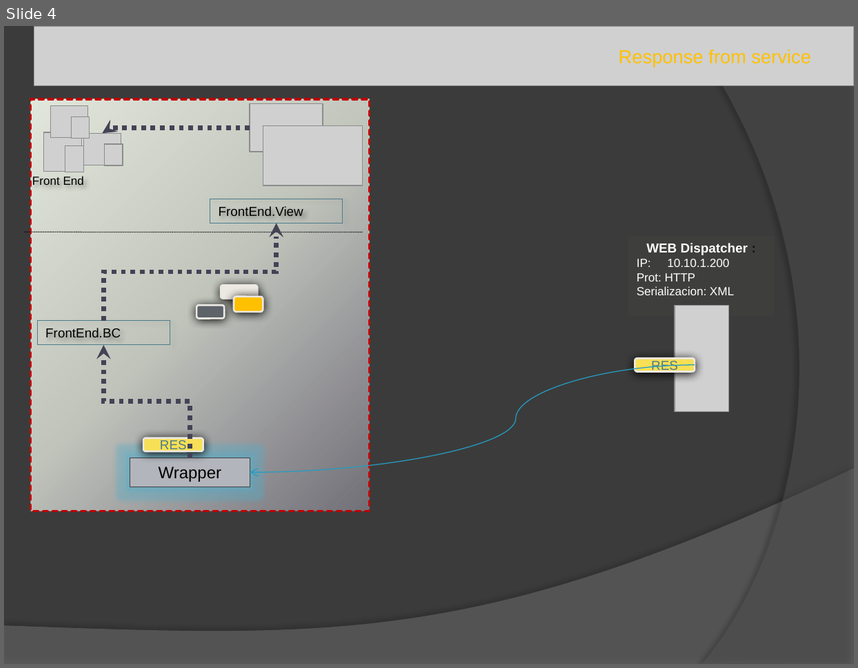
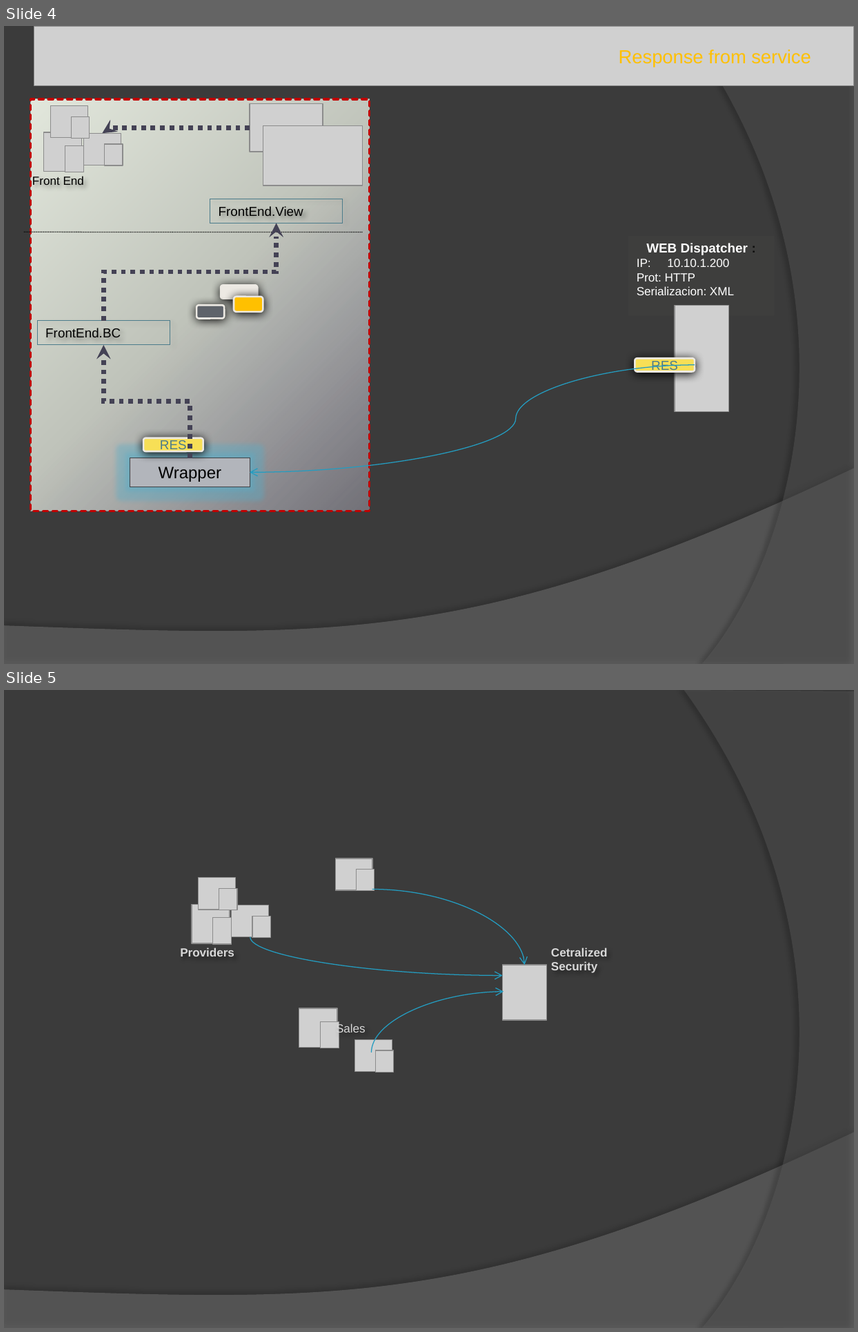
Before and after one commit to gpanayir/sffwk, a slide deck: Documents/SOACommunication.pptx. Shown one above the other, each under a label of ours: slide 4 before the commit, slides 4 and 5 after it. The pictures are 858x668 and 858x1332 pixels, drawn with LibreOffice and Linux fonts; fonts in the diff are those of the drawing; grey boxes stand for pictures. Boxes give left, top, right and bottom in pixels: in the first picture for what was removed or moved away, otherwise in the second. Text is boxed around its words. In the diff, an @@ line names an element or a change of style, - is before the commit and + after.

```diff
--- a/Documents/SOACommunication.pptx
+++ b/Documents/SOACommunication.pptx
@@ slide 5 added at (x1=4, y1=690, x2=854, y2=1328), background #3B3B3B; not listed: 2 template elements that a slide beside it also shows @@
@@ picture added at (x1=335, y1=858, x2=373, y2=890) @@
@@ picture added at (x1=356, y1=869, x2=374, y2=891) @@
@@ group added at (x1=180, y1=878, x2=270, y2=956): 6 pictures, 1 text @@
+Providers
@@ curved arrow added from (372, 889) to (524, 965), #239BC2 0.75 pt @@
@@ curved arrow added from (250, 936) to (503, 976), #239BC2 0.75 pt @@
@@ text added at (x1=551, y1=947, x2=608, y2=973), 10 pt, text #D8D8D8, bold @@
+Cetralized Security
@@ picture added at (x1=503, y1=965, x2=547, y2=1020) @@
@@ curved arrow added from (371, 1052) to (504, 992), #239BC2 0.75 pt @@
@@ picture added at (x1=299, y1=1008, x2=337, y2=1047) @@
@@ picture added at (x1=320, y1=1021, x2=339, y2=1048) @@
@@ text added at (x1=336, y1=1023, x2=366, y2=1035), 10 pt, text #D8D8D8 @@
+Sales
@@ picture added at (x1=355, y1=1039, x2=392, y2=1071) @@
@@ picture added at (x1=375, y1=1050, x2=393, y2=1072) @@
```
Also in this commit, not shown: 1 slide changed, 1 other file.
